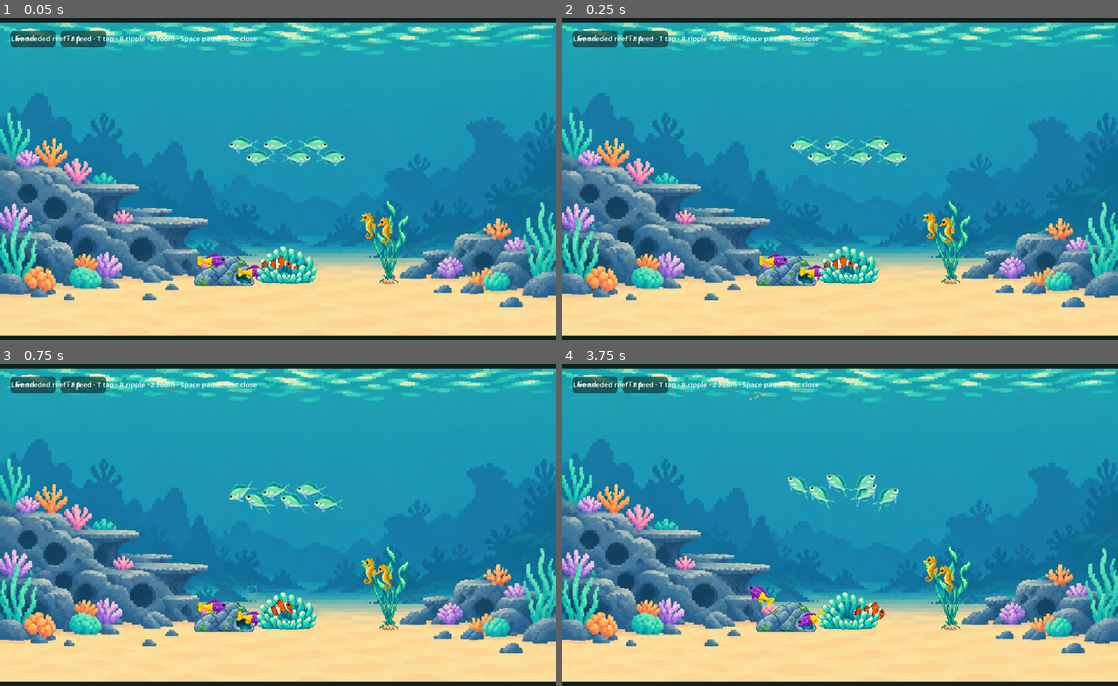
Above: before the commit, frames 1-4 (two rows, left to right).
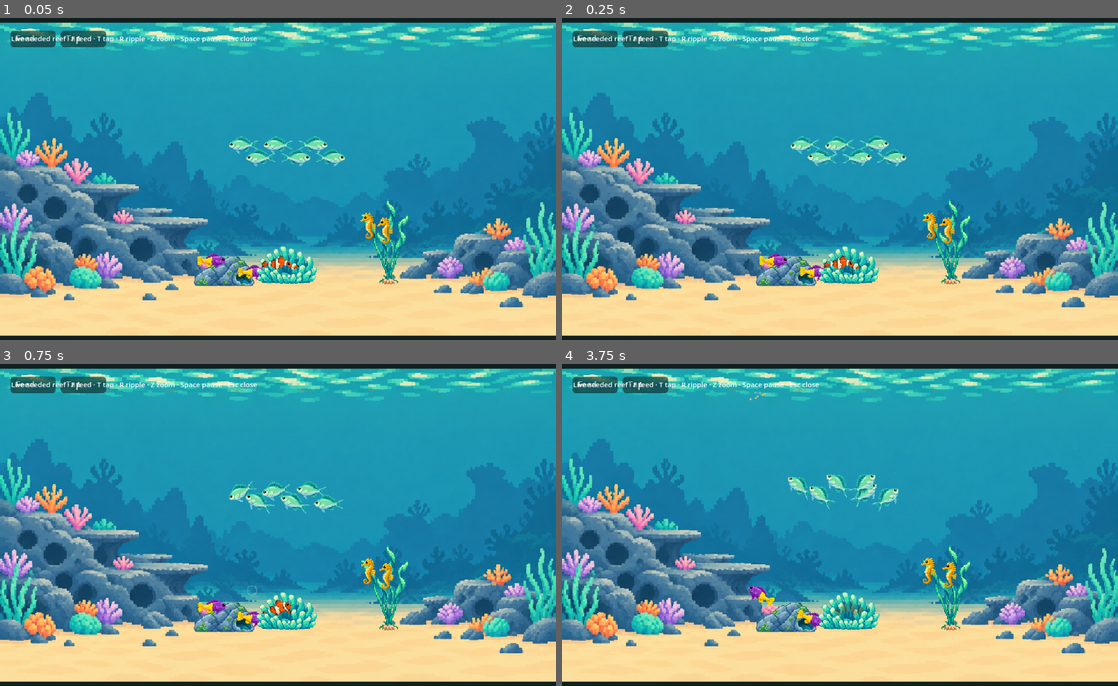
Above: after the commit, the same moments.

Repository: ianlin0430/stillwater
Game: Godot game, scene res://scenes/reef_motion_review.tscn
The game is run twice, just before and just after one commit, with the same random seed, the same clock (stepped at 60 frames per second) and the same inputs. This scene is started directly instead of the project's main scene.
Inputs (mouse positions are in pixels of both pictures, inside the frame that each line leads up to):
- Up to frame 1 (0.05 s): no input
- Up to frame 2 (0.25 s): no input
- Up to frame 3 (0.75 s): tap Enter at 0.5 s; move the mouse to (400, 508) at 0.52 s; tap T at 0.6 s; click (400, 508) at 0.67 s
- Up to frame 4 (3.75 s): tap Space at 0.77, 1.25 s; drag from (728, 544) to (812, 595) at 1.27 s; move the mouse to (895, 447) at 2.02 s; tap L at 2.1 s; click (895, 447) at 2.17 s; tap T at 2.3 s; drag from (812, 595) to (673, 473) at 2.77 s; move the mouse to (1006, 576) at 3.52 s; tap F at 3.6 s; click (1006, 576) at 3.67 s

Frame 1 is identical in both runs. In frame 2, less than 0.1% of the frame differs, in the area x 35-71%, y 61-76%; in frame 3, 0.3%; in frame 4, 0.7%, in the area x 42-71%, y 59-82%.

Commit message:
Stillwater Reef: S6 WIP measured clownfish activities and retreat

Diff:
--- a/stream/scripts/stream_world.gd
+++ b/stream/scripts/stream_world.gd
@@ -84,7 +84,7 @@
 const FOOD: Dictionary = {"particles":5,"mass":0.05,"daily":1.0,"max":40,"surface":56.0,"sink":10.0,"notice":260.0,"eat":12.0,"decay":900.0,"max_bites":10}
 # Tap the glass: fish within `radius` dart up to `dart` px away for `seconds`. Presentation of the
 # tap only; no ecology effect, nothing saved.
-const STARTLE: Dictionary = {"radius":260.0,"dart":150.0,"seconds":3.0}
+const STARTLE: Dictionary = {"radius":260.0,"dart":150.0,"seconds":3.0,"hide_seconds":8.0}
 # Cursor lure: for `interest` seconds after the cursor comes to rest, the chromis school leader
 # choosing its next move within `range` of it looks with probability `chance`, hovering `stand_off`
 # px to the side for `look` seconds. Jitter under `still` px keeps the same lure. Never saved.
@@ -167,6 +167,7 @@
 var _roam_x: Vector2
 var _feed_x: Vector2
 var _homes: Dictionary = {}
+var _anemone: Dictionary = {}
 # The obstacles of the scene with its current decor (ReefScene.obstacles): terrain first, then each
 # slot's, as {cx, cy, rx, ry}. Re-read whenever the scene or the decor changes; never saved.
 var _obstacles: Array = []
@@ -246,6 +247,8 @@
 	_open_targets.clear()
 	for species: String in HOME:
 		_homes[species]=_home_spots(species)
+	var h: Dictionary=_homes.clownfish[0]
+	_anemone=scene.effects(h.slot,state.decor[state.scene][h.slot]).anemone
 
 # Puts `style` in `slot` of the current scene (S5; plan §5.1, H4): one of the slot's styles, or ""
 # to empty a slot that is not required (the anemone and the hitch plant change style but are never
@@ -332,6 +335,9 @@
 		a.home={"kind":home.kind,"slot":home.slot,"i":home.i}
 		a.home_x=home.x
 		a.home_y=home.y
+	if species=="clownfish":
+		a.nestle=0.65
+		a.activity="Nestling"
 	state.next_id += 1
 	state.animals.append(a)
 	return a
@@ -445,6 +451,9 @@
 		if gap>=reach:
 			continue
 		noticed+=1
+		if a.species=="clownfish":
+			_clown_shelter(a)
+			continue
 		var away: Vector2=(p-hit)/gap if gap>0.01 else Vector2(a.direction,0)
 		var band: Array=_bands[a.species]
 		var to: Vector2=p+away*STARTLE.dart*(1.0-0.5*gap/reach)
@@ -486,9 +495,11 @@
 	var best: Dictionary={}
 	var band: Array=_bands[a.species]
 	if SPECIES[a.species].reserve-a.energy>=FOOD.mass*0.8:
-		var gap: float=FOOD.notice
+		var gap: float=60.0 if a.species=="clownfish" else FOOD.notice
 		for f: Dictionary in state.get("food",[]):
 			if f.settled or f.y>band[1]+FOOD.eat:
+				continue
+			if a.species=="clownfish" and Vector2(f.x-a.home_x,f.y-a.home_y).length()>90.0:
 				continue
 			var d: float=Vector2(a.x,a.y).distance_to(Vector2(f.x,clampf(f.y,band[0],band[1])))
 			if d<gap:
@@ -498,6 +509,7 @@
 		a.erase("food_id")
 		return false
 	a.activity="Feeding"
+	if a.species=="clownfish": a.nestle=0.0
 	a.food_id=best.id
 	a.tx=best.x
 	# Aim where the sinking pellet will be when the fish gets there (at most 3 s ahead).
@@ -513,6 +525,7 @@
 	state.resources.detritus+=f.mass*0.2
 	state.food.erase(f)
 	a.erase("food_id")
+	if a.species=="clownfish": _clown_return(a)
 	_live=true
 	_event("ate",a,"",{"food_id":f.id,"food_x":f.x,"food_y":f.y})
 	_live=false
@@ -534,14 +547,22 @@
 		var p:=Vector2(a.x,a.y)
 		var species: String=a.species
 		var chromis: bool=species=="green_chromis"
+		if species=="clownfish" and not lure.is_empty() and p.distance_to(Vector2(lure.x,lure.y))<60.0:
+			_clown_shelter(a)
+		var sheltered: bool=species=="clownfish" and a.activity=="Sheltering" and state.elapsed<a.decision_at
+		var sleeping: bool=species=="clownfish" and (state.light_hour<7 or state.light_hour>19)
 		var startled: bool=a.activity=="Startled" and state.elapsed<a.decision_at
 		var follower: bool=chromis and a.id!=lead.id
-		if not startled and not _seek_food(a):
+		if sleeping and not sheltered:
+			_clown_return(a,"Sleeping")
+		if not startled and not sheltered and not sleeping and not _seek_food(a):
 			if follower:
 				_follow(a,lead)
 			elif state.elapsed>=a.decision_at:
 				if chromis:
 					_choose_activity(a)
+				elif species=="clownfish":
+					_choose_clown(a)
 				else:
 					_choose_home(a)
 		# Its band, but never so low that the body dips into the bed (a scene's band may reach below
@@ -562,7 +583,7 @@
 		var offset: Vector2=target-p
 		# A resting fish already within `hold` px of its spot's depth never corrects its depth:
 		# nudged aside (spacing) it glides straight back, level (2026-09-26).
-		var resting: bool=a.activity=="Resting"
+		var resting: bool=a.activity in ["Resting","Sleeping"]
 		# (Twice that beside an obstacle, where its spot is moved to the obstacle's edge and slides up
 		# and down the edge as the slot breathes, S5.)
 		var pushed: bool=target.distance_squared_to(Vector2(a.tx,clampf(a.ty,band[0],band[1])))>0.01
@@ -574,6 +595,8 @@
 		var speed: float=cruise
 		if resting:
 			speed=1.2
+		elif a.activity=="Sheltering":
+			speed*=SWIM.startle_speed
 		elif a.activity=="Startled":
 			speed*=SWIM.startle_speed
 		elif follower:
@@ -583,6 +606,8 @@
 		var top: float=minf(speed,maxf(sqrt(2.0*cfg.brake*gap),2.0*FOOD.sink if a.activity=="Feeding" else 0.0))
 		var arrive: Vector2=offset/gap*top if gap>0.01 else Vector2.ZERO
 		var home_hover: bool=a.has("home_x") and a.activity=="Hovering" and p.distance_to(Vector2(a.home_x,a.home_y))<HOME[species].radius+_bodies[a.id].x and target.distance_to(Vector2(a.home_x,a.home_y))<HOME[species].radius
+		var nestled: bool=species=="clownfish" and a.activity=="Nestling" and _clown_inside(p)
+		home_hover=home_hover or nestled
 		if home_hover:
 			arrive=arrive.limit_length(cfg.scull*0.9)
 		var hovering: bool=resting and gap<CHROMIS.hold
@@ -661,6 +686,8 @@
 		var change: Vector2=_avoid(a,p,arrive+desired,cruise)-arrive-desired
 		var was: Vector2=Vector2(a.get("avoid_x",0.0),a.get("avoid_y",0.0))
 		var steer: Vector2=was.lerp(change,0.3)
+		if species=="clownfish" and a.activity in ["Nestling","Sleeping","Sheltering"]:
+			steer=steer.limit_length(1.0 if a.activity!="Sheltering" else 3.0)
 		a.avoid_x=steer.x
 		a.avoid_y=steer.y
 		_dodge=maxf(minf(1.0,steer.length()/cruise),_close)
@@ -701,6 +728,11 @@
 			face=lead.direction
 		if home_hover:
 			desired=desired.limit_length(cfg.scull*0.9)
+		if species=="clownfish" and a.activity=="Sheltering":
+			# Pectoral retreat keeps the body turning smoothly while moving home immediately.
+			cfg=cfg.duplicate()
+			cfg.scull=speed
+			_last_scull=true
 		var velocity: Vector2=_swim(a,desired,speed,cruise,cfg,delta,a.activity=="Startled",face,climbing)
 		var free: Vector2=p+velocity*delta
 		# Keep each fish in its own layer (the shoaling push once carried hatchetfish down).
@@ -1825,6 +1857,48 @@
 
 # A new fish's next move (S4, the simplest behaviour): by day a swim to a point near its home, at
 # night a rest at its own spot beside it.
+# S6: local home decisions use only motion_rng; all scheduling is saved on the animal.
+func _clown_inside(p: Vector2) -> bool:
+	return Vector2((p.x-_anemone.cx)/_anemone.rx,(p.y-_anemone.cy)/_anemone.ry).length_squared()<=1.0
+
+func _clown_return(a: Dictionary, activity: String = "Nestling") -> void:
+	a.activity=activity
+	a.nestle=1.0 if activity in ["Sleeping","Sheltering"] else 0.65
+	a.tx=a.home_x
+	a.ty=a.home_y
+	a.decision_at=state.elapsed+motion_rng.randf_range(30.0,50.0) if activity=="Nestling" else state.elapsed
+	a.erase("food_id")
+
+func _clown_shelter(a: Dictionary) -> void:
+	# No RNG draw on a tap or cursor motion; repeated proximity extends the same retreat.
+	a.activity="Sheltering"
+	a.nestle=1.0
+	a.tx=a.home_x
+	a.ty=a.home_y
+	a.decision_at=state.elapsed+STARTLE.hide_seconds
+	a.erase("food_id")
+	_forget_around(a)
+
+func _choose_clown(a: Dictionary) -> void:
+	if a.activity in ["Foraging","Feeding","Sheltering"] or not _clown_inside(Vector2(a.x,a.y)):
+		_clown_return(a)
+		return
+	var foraging: bool=motion_rng.randf()<0.18
+	var angle: float=motion_rng.randf()*TAU
+	var reach: float=motion_rng.randf_range(65.0,80.0) if foraging else motion_rng.randf_range(10.0,25.0)
+	var spot:=Vector2(a.home_x+cos(angle)*reach,a.home_y+sin(angle)*reach*(0.15 if foraging else 0.6))
+	spot.x=clampf(spot.x,_roam_x.x,_roam_x.y)
+	spot.y=_in_water(a.species,spot.x,spot.y)
+	# Excursions remain on the visible side of home, never across a rock or narrow passage.
+	if _blocker(Vector2(a.home_x,a.home_y),spot,_radii_of(a),-1)>=0:
+		_clown_return(a)
+		return
+	a.activity="Foraging" if foraging else "Nestling"
+	a.nestle=0.0 if foraging else 0.65
+	a.tx=spot.x
+	a.ty=spot.y
+	a.decision_at=state.elapsed+motion_rng.randf_range(8.0,12.0) if foraging else state.elapsed+motion_rng.randf_range(30.0,50.0)
+
 func _choose_home(a: Dictionary) -> void:
 	var h: Dictionary=HOME[a.species]
 	if state.light_hour<7 or state.light_hour>19:
@@ -2271,6 +2345,8 @@
 		for key: String in ["vx","vy","relocated_at","avoid_x","avoid_y","heading","pitch","speed","thrust","turn"]:
 			if a.has(key) and not _number(a[key]):
 				return false
+		if a.has("nestle") and (not _number(a.nestle) or a.nestle<0.0 or a.nestle>1.0):
+			return false
 		# On a route round an obstacle (S5): planned from nav_x/nav_y to nav_tx/nav_ty, on leg nav_k.
 		if a.has("nav_tx") and (not ["nav_x","nav_y","nav_tx","nav_ty"].all(func(k): return _number(a.get(k))) or not a.get("nav_k") is int or a.nav_k<0):
 			return false
